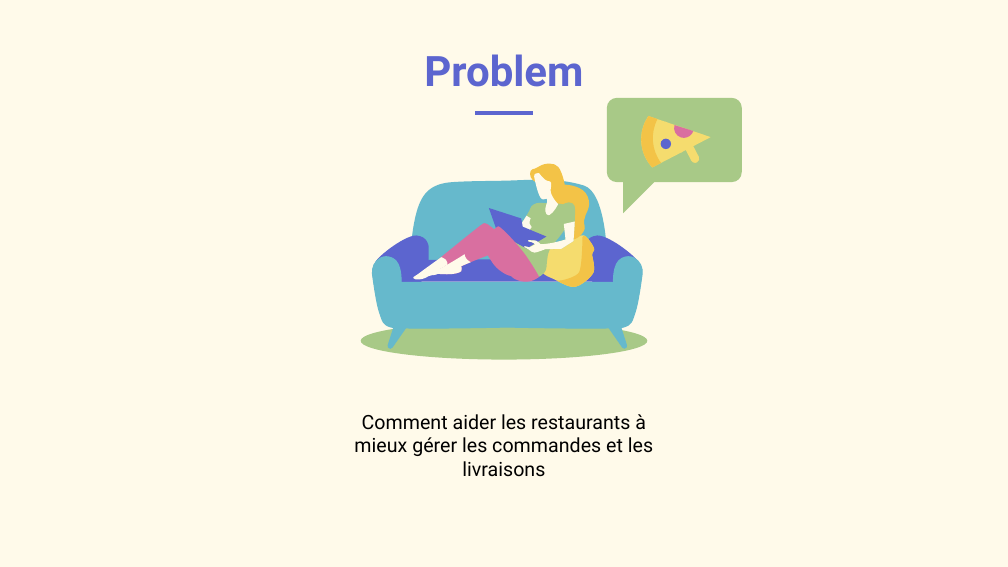
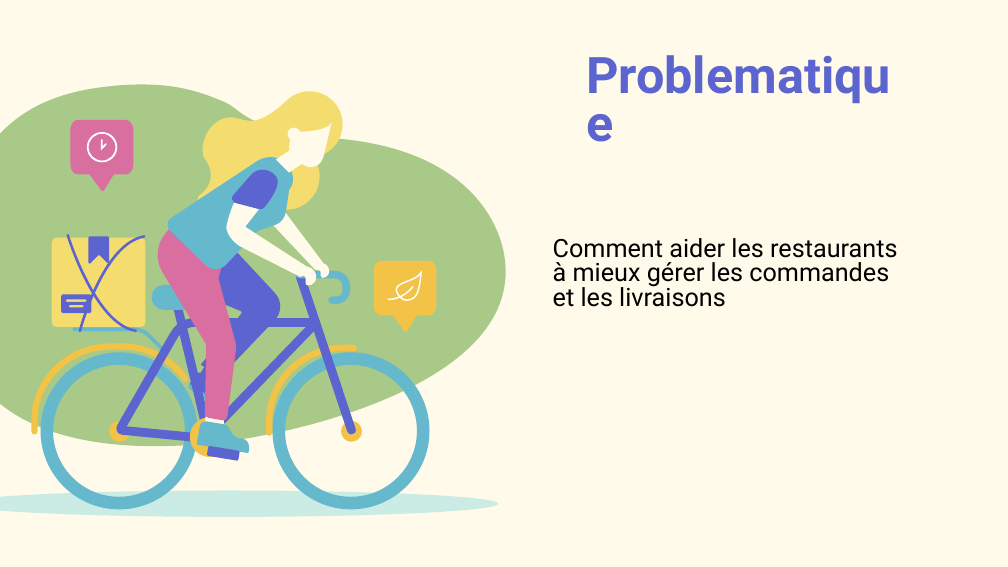
Before and after one commit to kerkazou/gestion_restauration_marhaba, a slide deck: slide 3 of Food Delivery App XL by Slidesgo.pptx. Drawn at 1008x567 pixels with LibreOffice and Linux fonts; fonts in the diff are those of the drawing. Boxes give left, top, right and bottom in pixels: in the first picture for what was removed or moved away, otherwise in the second. Text is boxed around its words. In the diff, an @@ line names an element or a change of style, - is before the commit and + after.

```diff
--- a/Food Delivery App XL by Slidesgo.pptx
+++ b/Food Delivery App XL by Slidesgo.pptx
@@ title removed at box(424, 54, 583, 87) @@
-Problem
@@ freeform shape added at box(0, 85, 530, 447), fill #A8C987 @@
@@ title added at box(576, 85, 916, 162), 36 pt, text #5C65CF, bold @@
+Problematique
@@ line removed from (475, 113) to (533, 113) @@
@@ group added at box(31, 92, 429, 510): 29 freeform shapes @@
@@ group removed at box(607, 98, 742, 213): 5 freeform shapes, 1 ellipse @@
@@ freeform shape: place and size @@
-freeform shape at box(489, 208, 526, 248)
+freeform shape at box(231, 169, 282, 209)
@@ text "Comment aider les restaurants à ...": place and size @@
-text "Comment aider les restaurants à ..." at box(354, 414, 653, 477)
+text "Comment aider les restaurants à ..." at box(553, 238, 897, 307)
@@ text "Comment aider les restaurants à ..." at box(553, 238, 897, 307): size 14 to 18 pt; alignment centre to left; line spacing 1 to 0.8; vertical alignment top to bottom @@
@@ freeform shape: place and size @@
-freeform shape at box(585, 236, 639, 314)
+freeform shape at box(79, 235, 145, 332)
@@ freeform shape: place and size @@
-freeform shape at box(374, 236, 428, 314)
+freeform shape at box(374, 261, 436, 333)
@@ freeform shape at box(374, 261, 436, 333): fill #5C65CF to #F3C347 @@
@@ group removed at box(361, 163, 647, 360): 19 freeform shapes @@
@@ freeform shape: place and size @@
-freeform shape at box(387, 325, 408, 349)
+freeform shape at box(295, 271, 350, 304)
@@ freeform shape: place and size @@
-freeform shape at box(412, 257, 449, 279)
+freeform shape at box(387, 270, 421, 300)
@@ freeform shape at box(387, 270, 421, 300): fill #FFFAEA to #FFFFFF @@
@@ freeform shape: place and size @@
-freeform shape at box(556, 236, 596, 287)
+freeform shape at box(190, 417, 230, 458)
@@ freeform shape added at box(0, 491, 498, 517), fill #CBECE5 @@
```
Also in this commit, not shown: 1 other slide changed, 88 slides added, 2 slides removed, 3 other files.
